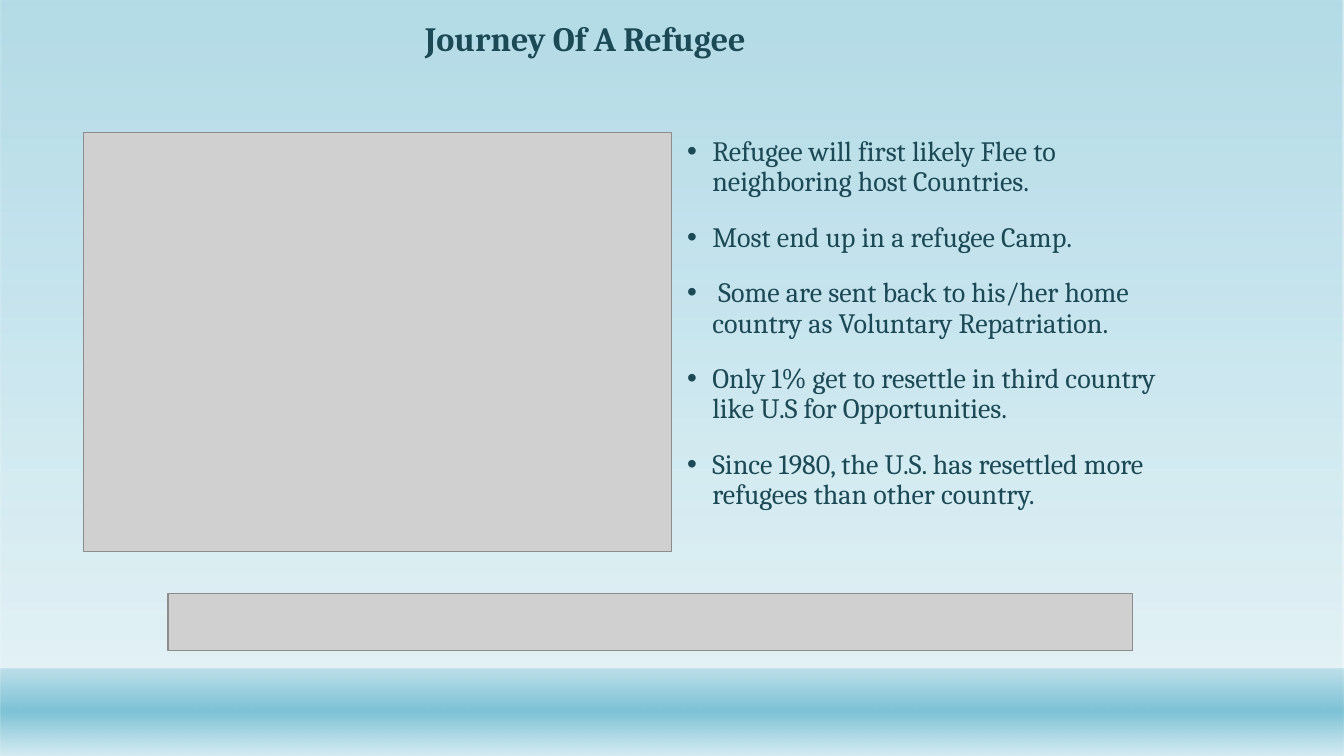
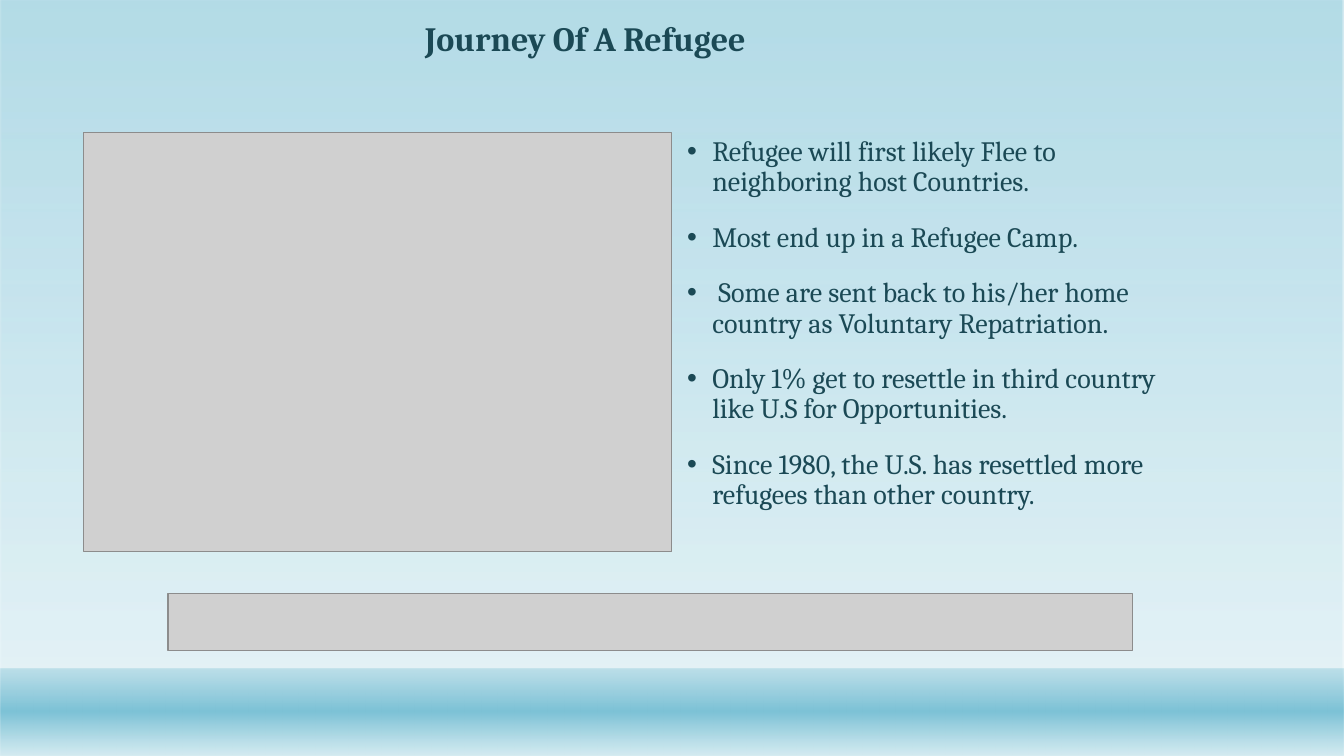
Before and after one commit to Abdullah0930/Refugee-Immigrants-to-U.S, a slide deck: slide 4 of Capstone/Refugee_Immigrants overtime.pptx. Drawn at 1344x756 pixels with LibreOffice and Linux fonts; fonts in the diff are those of the drawing; grey boxes stand for pictures; background and template pictures are left out. Boxes give left, top, right and bottom in pixels: in the first picture for what was removed or moved away, otherwise in the second. Text is boxed around its words. In the diff, an @@ line names an element or a change of style, - is before the commit and + after.

```diff
--- a/Capstone/Refugee_Immigrants overtime.pptx
+++ b/Capstone/Refugee_Immigrants overtime.pptx
@@ text at (x1=712, y1=227, x2=1078, y2=253): text changed @@
-• Most end up in a refugee Camp.
+• Most end up in a Refugee Camp.
```
Also in this commit, not shown: 12 other slides changed, 4 other files.
